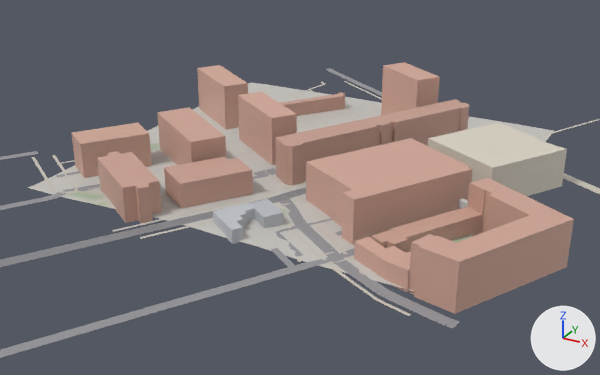
Renders of the glTF model game/world/tile_-4_4.glb from each side of a commit.
The view is the same before and after, from a camera (50 mm lens) standing at (-656.0, -1606.0, 203.0) and looking at (-890.0, -1181.0, -9.0). Lighting does not change. The marker at lower right points along +X, +Y and +Z. The picture after the commit comes second. Where no turn or scale is listed for an object, it has been applied to the vertices. Vertices at exactly the same position are counted once.

Objects in the first picture: 'buildings', 'roads', 'terrain'.
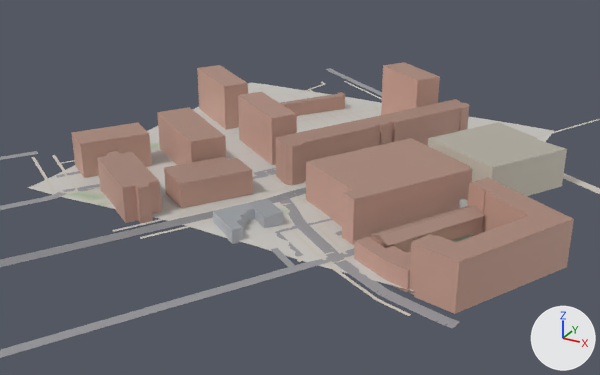
What changed in the scene script:
```text
Change me_buildings:
    used by ob_buildings; location = (0.0, 0.0, 0.0)
    remove me_buildings.from_pydata(...)  # 434 vertices, 792 faces; spans x -1023.0..-716.0, y -1289.0..-1039.0, z -3.0..40.0
    add me_buildings.from_pydata(...)  # 641 vertices, 965 faces; spans x -1023.0..-716.0, y -1289.0..-1039.0, z -3.0..40.0
    me_buildings part 1
    16 faces are deleted
    196 vertices are added at x -1023.0..-716.0, y -1289.0..-1039.0, z 9.0..40.0
    6 new vertices lie (4.0, -3.0, 0.0) away from vertices in x -982.0..-883.0, y -1283.0..-1126.0, z 12.0..21.0
    5 new vertices lie (13.0, -7.0, 0.0) away from vertices in x -843.0..-776.0, y -1255.0..-1153.0, z 9.0..26.0
    189 new faces join them
```

What differs and where, as boxes (x1, y1, x2, y2) in the pictures (600 x 375 px):
part 1 of me_buildings, built on
    before: (213, 203, 255, 228)
    after: (71, 62, 573, 270)
